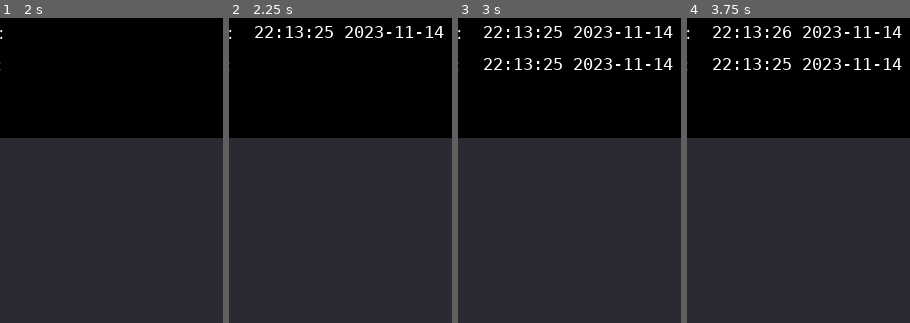
Above: before the commit, frames 1-4 (left to right).
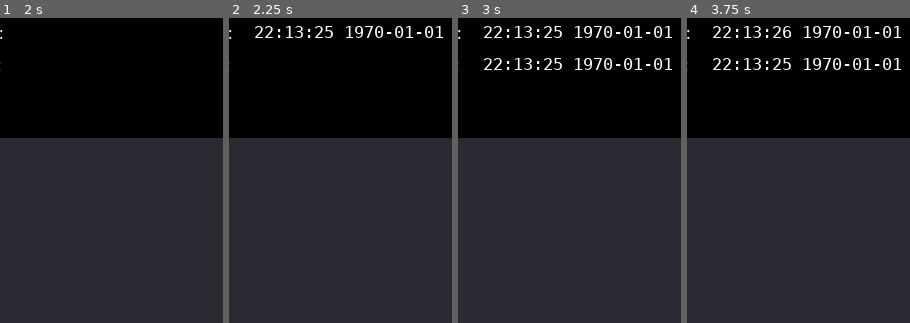
Above: after the commit, the same moments.

Repository: andrew-wilkes/godot-activity-timer
Game: Godot game, scene res://Main.tscn
The game is run twice, just before and just after one commit, with the same random seed, the same clock (stepped at 60 frames per second) and the same inputs.
Inputs (mouse positions are % of the whole screen's width and height, from its top left):
- Up to frame 1 (2 s): click (36, 4) at 0.5 s; click (50, 20) at 1.27 s; type "Alex" at 1.35 s; click (50, 78) at 1.5 s; type "12" at 1.58 s
- Up to frame 2 (2.25 s): click (63, 31) at 2 s
- Up to frame 3 (3 s): click (63, 31) at 2.75 s
- Up to frame 4 (3.75 s): click (63, 31) at 3.5 s
The pictures show only the part of the screen within x 27-77%, y 38-88%; the shares and areas given below are measured in that part.

Frame 1 is identical in both runs. In frame 2, 0.6% of the frame differs, in the area x 52-97%, y 2-7%; in frame 3, 1.3%, in the area x 52-97%, y 2-18%; in frame 4, 1.3%.

Commit message:
Use local time

Diff:
--- a/src/ActivityBar.gd
+++ b/src/ActivityBar.gd
@@ -39,14 +39,14 @@
 
 func _on_Start_pressed():
 	act.stopped = false
-	act.start_time = OS.get_unix_time()
+	act.start_time = Data.get_time_secs()
 	set_time_color()
 	show_start_button(false)
 
 
 func _on_Stop_pressed():
 	act.stopped = true
-	act.stop_time = OS.get_unix_time()
+	act.stop_time = Data.get_time_secs()
 	set_time_color()
 	show_start_button(true)
 
--- a/src/ActivityView.gd
+++ b/src/ActivityView.gd
@@ -35,13 +35,13 @@
 
 func _on_Start_pressed():
 	act.stopped = false
-	act.start_time = OS.get_unix_time()
+	act.start_time = Data.get_time_secs()
 	update_last_start()
 	set_button_states()
 
 
 func _on_Stop_pressed():
-	act.stop_time = OS.get_unix_time()
+	act.stop_time = Data.get_time_secs()
 	if not act.stopped: # Don't log a reset in stopped state
 		update_last_stop()
 	act.stopped = true
--- a/src/data.gd
+++ b/src/data.gd
@@ -56,3 +56,7 @@
 		if settings_changed:
 			save_data(settings, SETTINGS_FILE_NAME)
 		save_data(activities, ACTIVITIES_FILE_NAME)
+
+
+func get_time_secs():
+	return OS.get_unix_time_from_datetime(OS.get_time())
